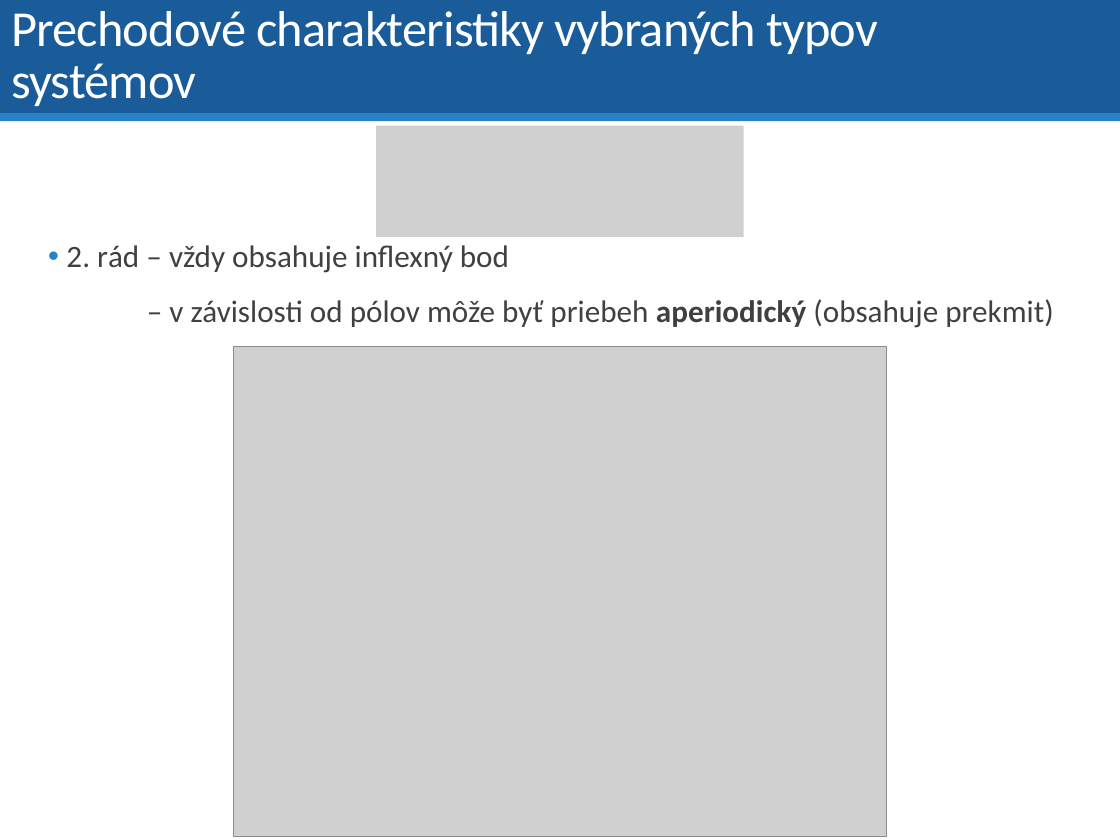
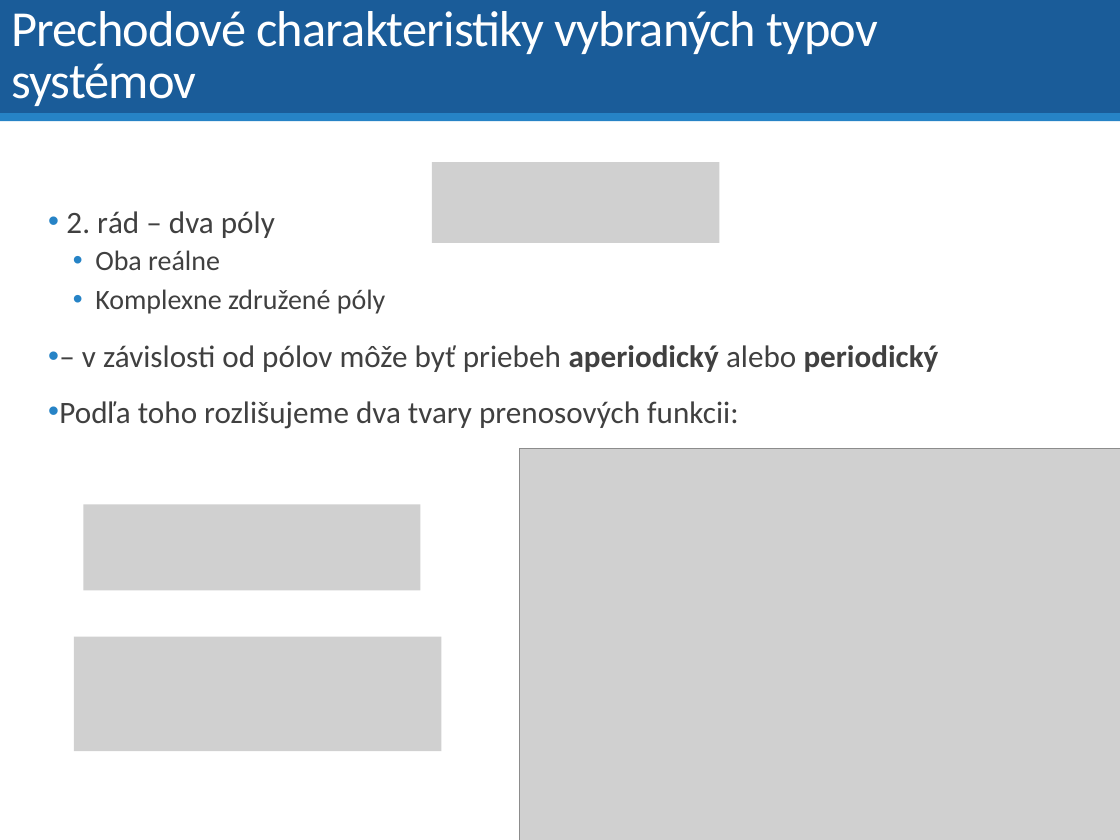
Before and after one commit to dodekm/TeamProjektKybernetika, a slide deck: slide 16 of Nove prednasky/P4 Vlastnosti prenosovych funkcii.pptx (slide 14 before the commit). Drawn at 1120x840 pixels with LibreOffice and Linux fonts; fonts in the diff are those of the drawing; grey boxes stand for pictures. Boxes give left, top, right and bottom in pixels: in the first picture for what was removed or moved away, otherwise in the second. Text is boxed around its words. In the diff, an @@ line names an element or a change of style, - is before the commit and + after.

```diff
--- a/Nove prednasky/P4 Vlastnosti prenosovych funkcii.pptx
+++ b/Nove prednasky/P4 Vlastnosti prenosovych funkcii.pptx
@@ picture: place and size @@
-picture at (376, 125, 744, 237)
+picture at (432, 162, 720, 243)
@@ text at (59, 211, 939, 429): text changed @@
-• 2. rád – vždy obsahuje inflexný bod
-– v závislosti od pólov môže byť priebeh aperiodický (obsahuje prekmit)
+• 2. rád – dva póly
+  • Oba reálne
+  • Komplexne združené póly
+• – v závislosti od pólov môže byť priebeh aperiodický alebo periodický
+• Podľa toho rozlišujeme dva tvary prenosových funkcii:
@@ picture: place and size @@
-picture at (233, 346, 886, 837)
+picture at (520, 449, 1120, 840)
@@ picture added at (84, 504, 421, 590) @@
@@ picture added at (74, 636, 441, 750) @@
```
Also in this commit, not shown: 12 other slides changed, 3 slides added, 1 other file.
